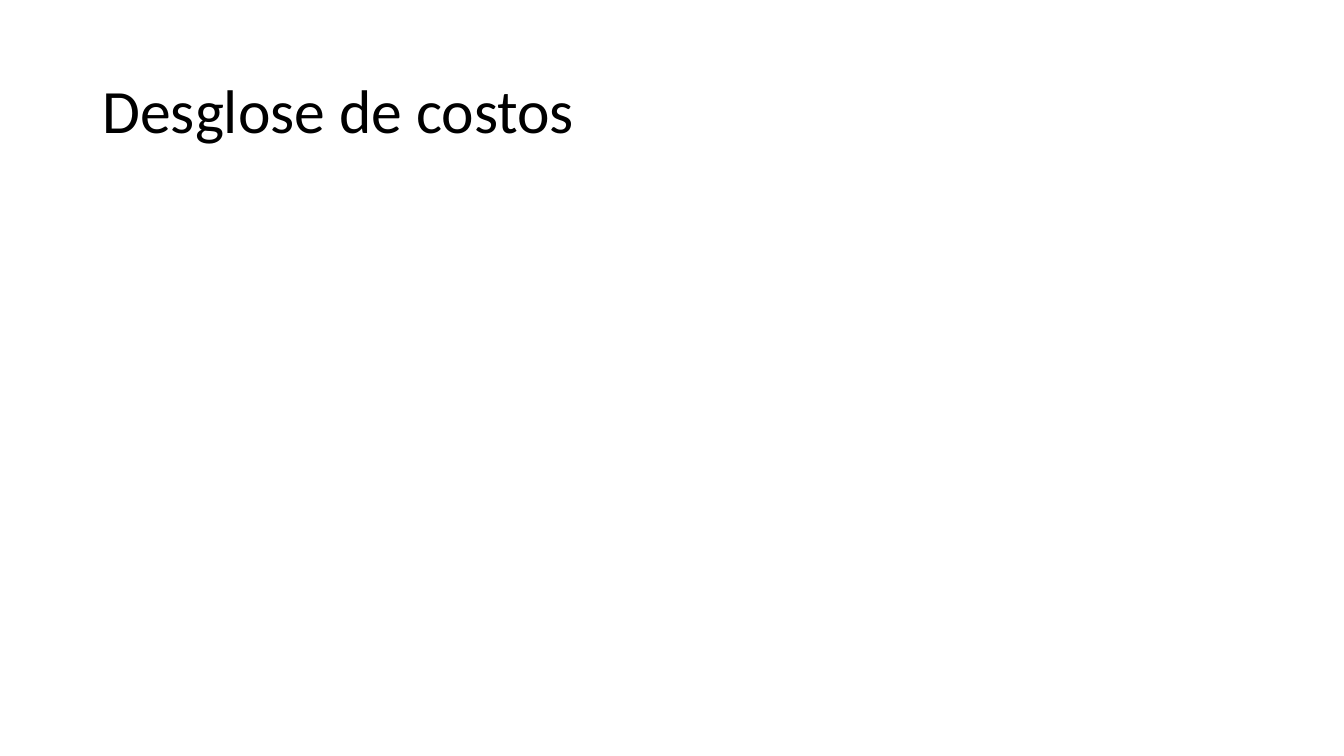
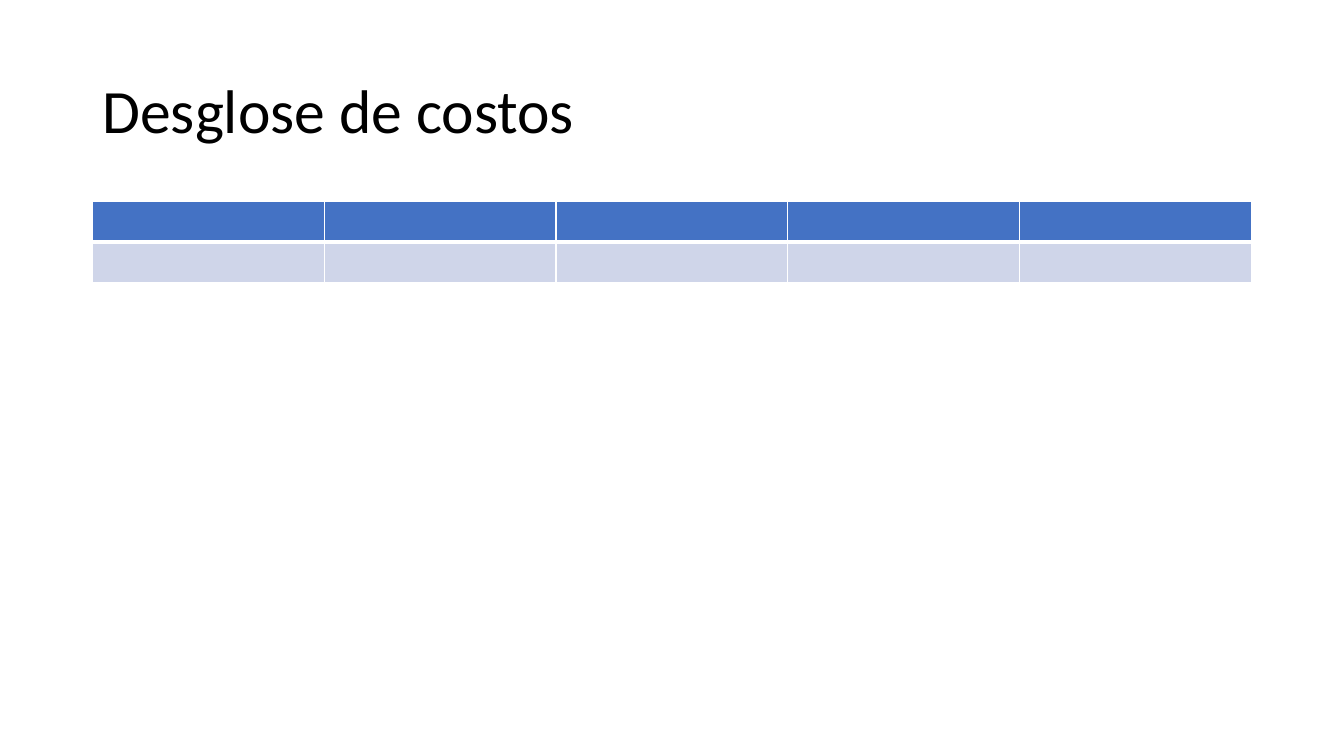
Before and after one commit to DerTee/Framework-Joyeuse, a slide deck: slide 3 of Presentaciones/4.6 Presupuesto.pptx. Drawn at 1344x756 pixels with LibreOffice and Linux fonts; fonts in the diff are those of the drawing. Boxes give left, top, right and bottom in pixels: in the first picture for what was removed or moved away, otherwise in the second. Text is boxed around its words. In the diff, an @@ line names an element or a change of style, - is before the commit and + after.

```diff
--- a/Presentaciones/4.6 Presupuesto.pptx
+++ b/Presentaciones/4.6 Presupuesto.pptx
@@ table added at [93,202,1252,283], 2 rows, 5 columns @@
+ |  |  |  | 
+ |  |  |  | 
```
Also in this commit, not shown: 1 other slide changed, 3 other files.
